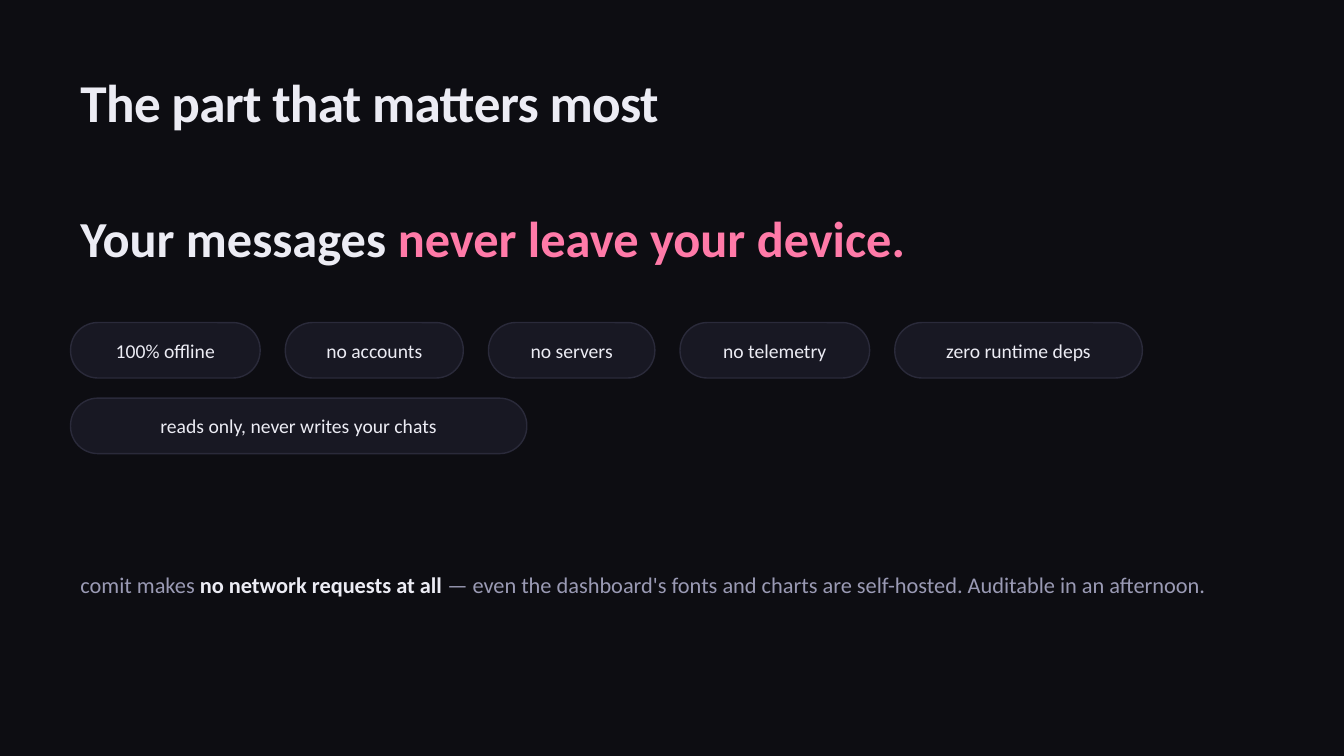
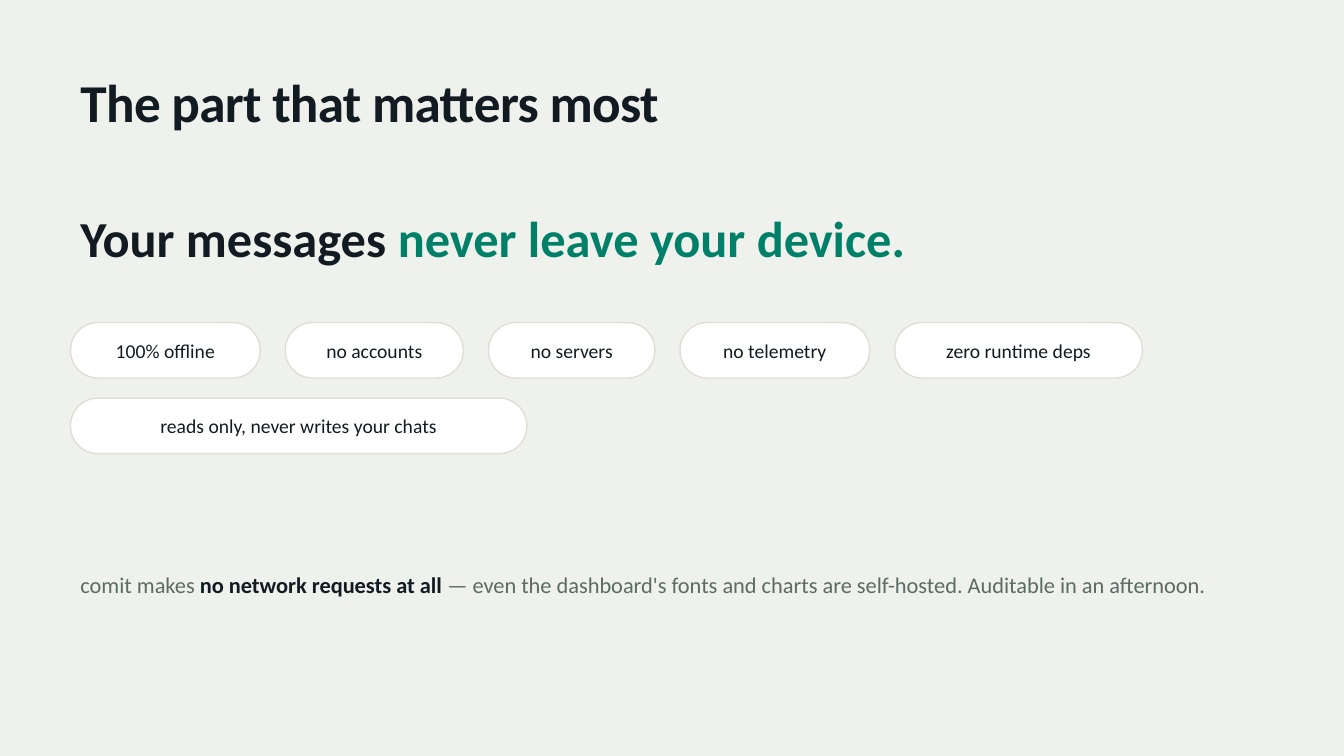
Before and after one commit to akhil29897/comit, a slide deck: slide 6 of presentation/comit.pptx. Drawn at 1344x756 pixels with LibreOffice and Linux fonts; fonts in the diff are those of the drawing. Boxes give left, top, right and bottom in pixels: in the first picture for what was removed or moved away, otherwise in the second. Text is boxed around its words. In the diff, an @@ line names an element or a change of style, - is before the commit and + after.

Commit message:
Take the WhatsApp look everywhere + add iPhone 15 prototype
- New prototype/ — a self-contained, zero-dependency iPhone 15 prototype
  (Launch, Today, People, Balance) with WhatsApp app-bar, chat-bubble
  nudges, contact-list scores, Dynamic Island, status bar and tab bar
- Reskin the slide deck to the WhatsApp light/green theme (green title +
  closing slides, light content slides, white cards, green accents)
- Regenerate comit.pptx to match (green title/closing, light content)
- Reskin the README hero banner to WhatsApp green
- Add docs/images/mobile.svg and a "On your phone" README section

```diff
--- a/presentation/comit.pptx
+++ b/presentation/comit.pptx
@@ background #0D0D12 to #EEF1EC @@
@@ text "Your messages never leave your ..." at [80, 221, 905, 266]: text colour #ECECF4 to #111B21 in "Your messages"; text colour #FF7AA8 to #008069 in "never leave your device." @@
@@ text colour #ECECF4 to #111B21 in 7 elements at [80, 84, 659, 131], [116, 344, 215, 358], [326, 345, 422, 358], [531, 348, 613, 358], [723, 344, 826, 361], [946, 344, 1091, 361], [160, 419, 436, 436] @@
@@ fill #181823 to #FFFFFF; outline #2A2A3A 1 pt to #E2DDD5 1 pt in 6 elements at [71, 323, 260, 378], [285, 323, 463, 378], [488, 323, 654, 378], [681, 323, 870, 378], [895, 323, 1143, 378], [71, 398, 527, 454] @@
@@ text "comit makes no network requests ..." at [80, 577, 1205, 597]: text colour #9A9AB4 to #5B6B66 in "comit makes — even the dashboard's fonts ..."; text colour #ECECF4 to #111B21 in "no network requests at all" @@
```
Also in this commit, not shown: 9 other slides changed, 9 other files.
